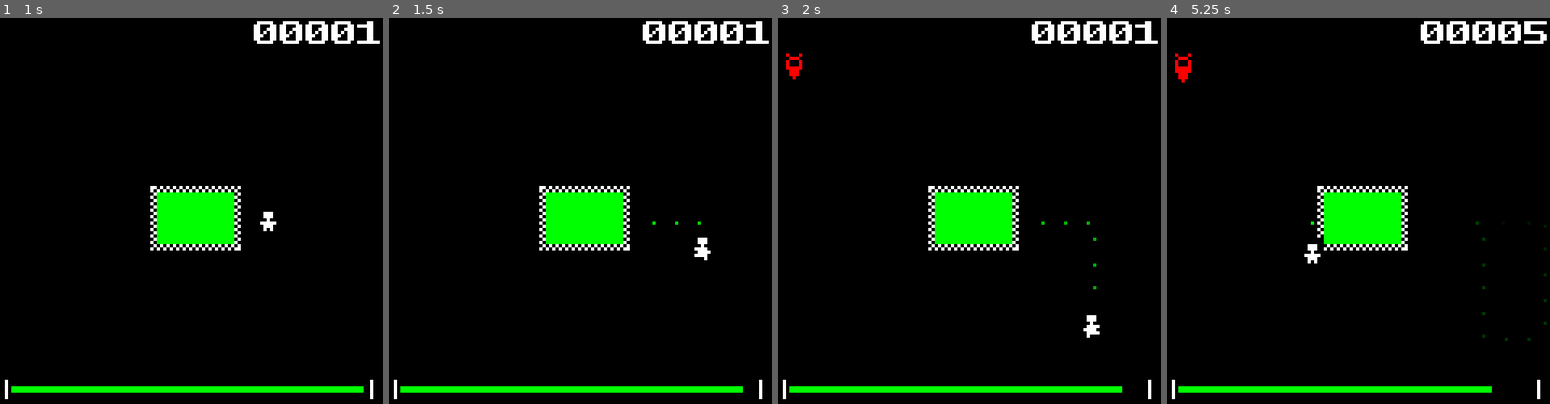
Above: before the commit, frames 1-4 (left to right).
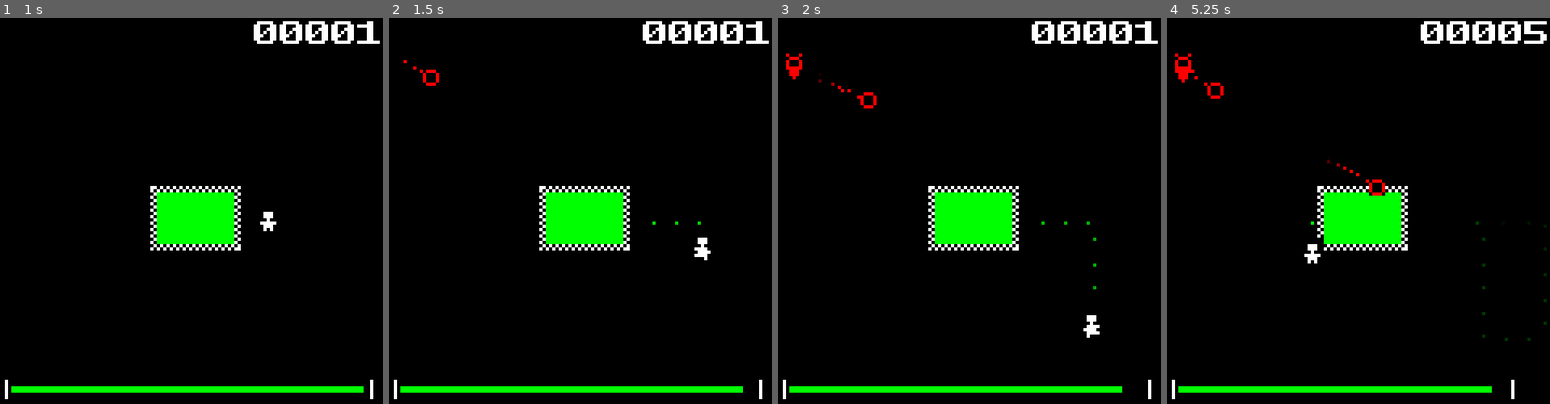
Above: after the commit, the same moments.

Repository: NotJamGames/battery-acid-boy
Game: Godot game, scene res://World/world.tscn
Same seed, same stepped clock (60 frames per second), same inputs: the game is played once before the commit and once after it.
Inputs:
- Up to frame 1 (1 s): hold Right (move_right) from 0.53 s (still down)
- Up to frame 2 (1.5 s): release Right (move_right) at 1.28 s; hold Down (move_down) from 1.28 s (still down)
- Up to frame 3 (2 s): keep holding Down (move_down)
- Up to frame 4 (5.25 s): release Down (move_down) at 2.03 s; hold Right (move_right) 2.03-2.78 s; tap Enter at 2.75 s; hold Up (move_up) 2.78-3.53 s; hold Left (move_left) 3.53-5.03 s; hold Down (move_down) from 5.03 s (still down)

Frame 1 is identical in both runs. In frame 2, 0.1% of the frame differs, in the area x 3-14%, y 10-18%; in frame 3, 0.1%; in frame 4, 0.4%, in the area x 6-98%, y 13-99%.

Commit message:
Ghost enemy, max health reduction, more sfx

Diff:
--- a/Enemies/enemy.gd
+++ b/Enemies/enemy.gd
@@ -9,6 +9,7 @@
 	enabled = new_state
 	if new_state:
 		flash(7)
+		attack()
 	else:
 		visible = false
 
@@ -20,3 +21,7 @@
 
 	get_tree().create_timer(.08).timeout.connect\
 			(flash.bind(max_iterations, current_iteration + 1))
+
+
+func attack() -> void:
+	pass
--- a/Enemies/ghost.gd
+++ b/Enemies/ghost.gd
@@ -1 +1,8 @@
 extends Enemy
+
+
+
+func attack() -> void:
+	var direction_to_player = (Global.player_position - position).normalized()
+	Global.spawn_projectile(position, direction_to_player)
+	get_tree().create_timer(1.8).timeout.connect(attack)
--- a/Enemies/ghost.tscn
+++ b/Enemies/ghost.tscn
@@ -52,5 +52,5 @@
 sprite_frames = SubResource("SpriteFrames_impql")
 animation = &"Idle"
 autoplay = "Idle"
-frame_progress = 0.0337884
+frame_progress = 0.0466935
 centered = false
--- /dev/null
+++ b/Enemies/projectile.gd
@@ -0,0 +1,31 @@
+class_name Projectile
+extends CharacterBody2D
+
+
+const SPEED : float = 32.0
+
+
+func _ready() -> void:
+	reset()
+
+
+func spawn(from_position : Vector2, direction : Vector2) -> void:
+	position = from_position
+	velocity = direction
+	set_physics_process(true)
+
+
+func _physics_process(delta : float) -> void:
+	var collision : KinematicCollision2D = move_and_collide\
+			(velocity * SPEED * delta)
+
+	if collision:
+		var collider : Node2D = collision.get_collider()
+		if collider is Player:
+			collider.hit()
+		reset()
+
+
+func reset() -> void:
+	set_physics_process(false)
+	position = Vector2(-64.0, -64.0)
--- /dev/null
+++ b/Enemies/projectile.tscn
@@ -0,0 +1,39 @@
+[gd_scene load_steps=7 format=3 uid="uid://cth4pb6p02yp6"]
+
+[ext_resource type="Script" path="res://Enemies/projectile.gd" id="1_3dfv2"]
+[ext_resource type="Texture2D" uid="uid://biynlm2cdqu1f" path="res://Enemies/Sprites/projectile.png" id="2_2ymm7"]
+
+[sub_resource type="Gradient" id="Gradient_yxqpt"]
+offsets = PackedFloat32Array(0, 0.540984, 1)
+colors = PackedColorArray(1, 0, 0, 1, 1, 0, 0, 1, 1, 0, 0, 0)
+
+[sub_resource type="GradientTexture1D" id="GradientTexture1D_uax63"]
+gradient = SubResource("Gradient_yxqpt")
+
+[sub_resource type="ParticleProcessMaterial" id="ParticleProcessMaterial_3bviv"]
+particle_flag_disable_z = true
+direction = Vector3(0, 1, 0)
+initial_velocity_min = 2.0
+initial_velocity_max = 4.0
+gravity = Vector3(0, -4, 0)
+color_ramp = SubResource("GradientTexture1D_uax63")
+
+[sub_resource type="RectangleShape2D" id="RectangleShape2D_s0nla"]
+size = Vector2(5, 5)
+
+[node name="Projectile" type="CharacterBody2D"]
+collision_layer = 2
+script = ExtResource("1_3dfv2")
+
+[node name="GPUParticles2D" type="GPUParticles2D" parent="."]
+position = Vector2(2.5, 2.5)
+process_material = SubResource("ParticleProcessMaterial_3bviv")
+lifetime = 0.6
+
+[node name="CollisionShape2D" type="CollisionShape2D" parent="."]
+position = Vector2(2.5, 2.5)
+shape = SubResource("RectangleShape2D_s0nla")
+
+[node name="Sprite2D" type="Sprite2D" parent="."]
+texture = ExtResource("2_2ymm7")
+centered = false
--- /dev/null
+++ b/Enemies/projectile_spawner.gd
@@ -0,0 +1,23 @@
+extends Node2D
+
+
+@export var projectile_resource : Resource
+
+var max_projectiles : int = 128
+
+var available_projectiles : Array[Projectile]
+var current_projectile : int = 0
+
+
+func _ready() -> void:
+	for i : int in max_projectiles:
+		var new_projectile : Projectile = projectile_resource.instantiate()
+		add_child(new_projectile)
+		available_projectiles.append(new_projectile)
+
+	Global.projectile_requested.connect(instance_projectile)
+
+
+func instance_projectile(from_position : Vector2, direction : Vector2) -> void:
+	available_projectiles[current_projectile].spawn(from_position, direction)
+	current_projectile = wrapi(current_projectile + 1, 0, 128)
--- /dev/null
+++ b/Enemies/projectile_spawner.tscn
@@ -0,0 +1,8 @@
+[gd_scene load_steps=3 format=3 uid="uid://cnrqb71ukd7c3"]
+
+[ext_resource type="Script" path="res://Enemies/projectile_spawner.gd" id="1_lbngh"]
+[ext_resource type="PackedScene" uid="uid://cth4pb6p02yp6" path="res://Enemies/projectile.tscn" id="2_q2q5e"]
+
+[node name="ProjectileSpawner" type="Node2D"]
+script = ExtResource("1_lbngh")
+projectile_resource = ExtResource("2_q2q5e")
--- a/Player/player.gd
+++ b/Player/player.gd
@@ -4,6 +4,7 @@
 
 @export var animated_sprite : AnimatedSprite2D
 @export var footsteps : AudioStreamPlayer
+@export var hurt_sfx : AudioStreamPlayer
 @export var death_sfx : AudioStreamPlayer
 
 const SPEED : float = 48.0
@@ -19,7 +20,10 @@
 var health_decrease_rate : float = 6.0
 var health_increase_rate : float = 18.0
 
+var invulnerable : bool = false
+
 signal health_updated()
+signal max_health_updated()
 signal died()
 
 
@@ -29,6 +33,7 @@
 			Input.get_axis("move_up", "move_down")).normalized() * SPEED
 
 	move_and_slide()
+	Global.player_position = position
 
 	if velocity.is_zero_approx():
 		animated_sprite.play("Idle")
@@ -70,6 +75,21 @@
 	prints_placed += 1
 
 
+func hit() -> void:
+	if invulnerable: return
+	invulnerable = true
+	get_tree().create_timer(.12).timeout.connect\
+			(set.bind("invulnerable", false))
+
+	hurt_sfx.play()
+
+	max_health -= 8.0
+	max_health_updated.emit(max_health)
+	current_health = minf(current_health, max_health)
+	health_updated.emit(current_health)
+	if is_zero_approx(current_health): die()
+
+
 func die() -> void:
 	set_physics_process(false)
 	animated_sprite.play("Dead")
--- a/Player/player.tscn
+++ b/Player/player.tscn
@@ -6,6 +6,7 @@
 [ext_resource type="AudioStream" uid="uid://71ofrq1ul6wo" path="res://Audio/SFX/footstep_1.wav" id="4_cv7uu"]
 [ext_resource type="AudioStream" uid="uid://cp2qb0sm1jl01" path="res://Audio/SFX/footstep_2.wav" id="5_e2qq6"]
 [ext_resource type="AudioStream" uid="uid://doj82r14ff10a" path="res://Audio/SFX/death.wav" id="6_44ij3"]
+[ext_resource type="AudioStream" uid="uid://01tij67rg0sk" path="res://Audio/SFX/hurt.wav" id="6_iaqwb"]
 
 [sub_resource type="RectangleShape2D" id="RectangleShape2D_5fnnm"]
 size = Vector2(3, 5)
@@ -80,11 +81,12 @@
 stream_1/stream = ExtResource("4_cv7uu")
 stream_2/stream = ExtResource("5_e2qq6")
 
-[node name="Player" type="CharacterBody2D" node_paths=PackedStringArray("animated_sprite", "footsteps", "death_sfx")]
+[node name="Player" type="CharacterBody2D" node_paths=PackedStringArray("animated_sprite", "footsteps", "hurt_sfx", "death_sfx")]
 texture_filter = 1
 script = ExtResource("1_d0j3i")
 animated_sprite = NodePath("AnimatedSprite2D")
 footsteps = NodePath("Footsteps")
+hurt_sfx = NodePath("Hurt")
 death_sfx = NodePath("Death")
 
 [node name="CollisionShape2D" type="CollisionShape2D" parent="."]
@@ -101,6 +103,10 @@
 stream = SubResource("AudioStreamRandomizer_2tplo")
 volume_db = -12.0
 
+[node name="Hurt" type="AudioStreamPlayer" parent="."]
+stream = ExtResource("6_iaqwb")
+volume_db = -10.0
+
 [node name="Death" type="AudioStreamPlayer" parent="."]
 stream = ExtResource("6_44ij3")
 volume_db = -8.0
--- a/UI/ui.gd
+++ b/UI/ui.gd
@@ -19,6 +19,11 @@
 	score_label.text = "%05d" % int(current_score)
 
 
+func update_max_health(new_max_health : float) -> void:
+	health_bar.size.x = new_max_health
+	health_bar.max_value = new_max_health
+
+
 func update_health_bar(new_value : float) -> void:
 	health_bar.value = new_value
 
--- a/World/world.tscn
+++ b/World/world.tscn
@@ -1,9 +1,10 @@
-[gd_scene load_steps=10 format=3 uid="uid://crtgsw8ylq6js"]
+[gd_scene load_steps=11 format=3 uid="uid://crtgsw8ylq6js"]
 
 [ext_resource type="PackedScene" uid="uid://bci7slf8woga3" path="res://World/footprint_layer.tscn" id="1_05shr"]
 [ext_resource type="Script" path="res://World/world.gd" id="1_bdbfs"]
 [ext_resource type="PackedScene" uid="uid://bax4i8c8of5pe" path="res://Player/player.tscn" id="1_dx7y5"]
 [ext_resource type="PackedScene" uid="uid://cgcxuvtciqd7a" path="res://World/pool.tscn" id="1_nxnf8"]
+[ext_resource type="PackedScene" uid="uid://cnrqb71ukd7c3" path="res://Enemies/projectile_spawner.tscn" id="4_ngufk"]
 [ext_resource type="PackedScene" uid="uid://cmqtxulfuo7ep" path="res://Enemies/enemy_spawner.tscn" id="4_qybwj"]
 [ext_resource type="PackedScene" uid="uid://tr77atqcg10r" path="res://Enemies/ghost.tscn" id="5_5efe3"]
 [ext_resource type="PackedScene" uid="uid://y5n7g0uu56l2" path="res://UI/ui.tscn" id="5_f8a2x"]
@@ -22,6 +23,8 @@
 
 [node name="Pool" parent="." instance=ExtResource("1_nxnf8")]
 position = Vector2(48, 52)
+
+[node name="ProjectileSpawner" parent="." instance=ExtResource("4_ngufk")]
 
 [node name="EnemySpawner" parent="." instance=ExtResource("4_qybwj")]
 
@@ -70,5 +73,6 @@
 [connection signal="body_exited" from="Pool" to="Player" method="set_is_in_pool" binds= [false]]
 [connection signal="died" from="Player" to="UI" method="set_alive" binds= [false]]
 [connection signal="health_updated" from="Player" to="UI" method="update_health_bar"]
+[connection signal="max_health_updated" from="Player" to="UI" method="update_max_health"]
 [connection signal="place_print" from="Player" to="FootprintLayer" method="add_footprint"]
 [connection signal="restart_requested" from="UI" to="." method="restart_game"]
--- a/global.gd
+++ b/global.gd
@@ -5,7 +5,18 @@
 		("res://Audio/Music/battery_acid_boy.tscn")
 
 
+var player_position : Vector2 = Vector2.ZERO
+
+
+signal projectile_requested()
+
+
 func _ready() -> void:
 	var battery_acid_boy_theme : AudioStreamPlayer = \
 			BATTERY_ACID_BOY_RESOURCE.instantiate()
 	add_child(battery_acid_boy_theme)
+
+
+
+func spawn_projectile(from_position : Vector2, direction : Vector2) -> void:
+	projectile_requested.emit(from_position, direction)
Not shown, added: Audio/SFX/hurt.wav.import
Binary file changed: Enemies/Sprites/projectile.png
Not shown: 1 places in Player/player.tscn that only renumber resources
Not shown, added: Audio/SFX/hurt.wav
